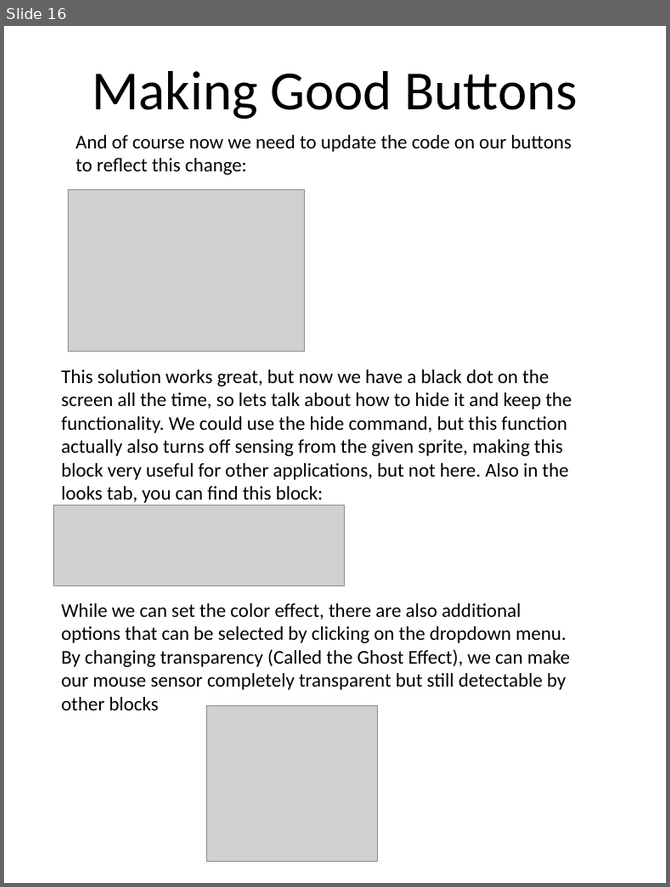
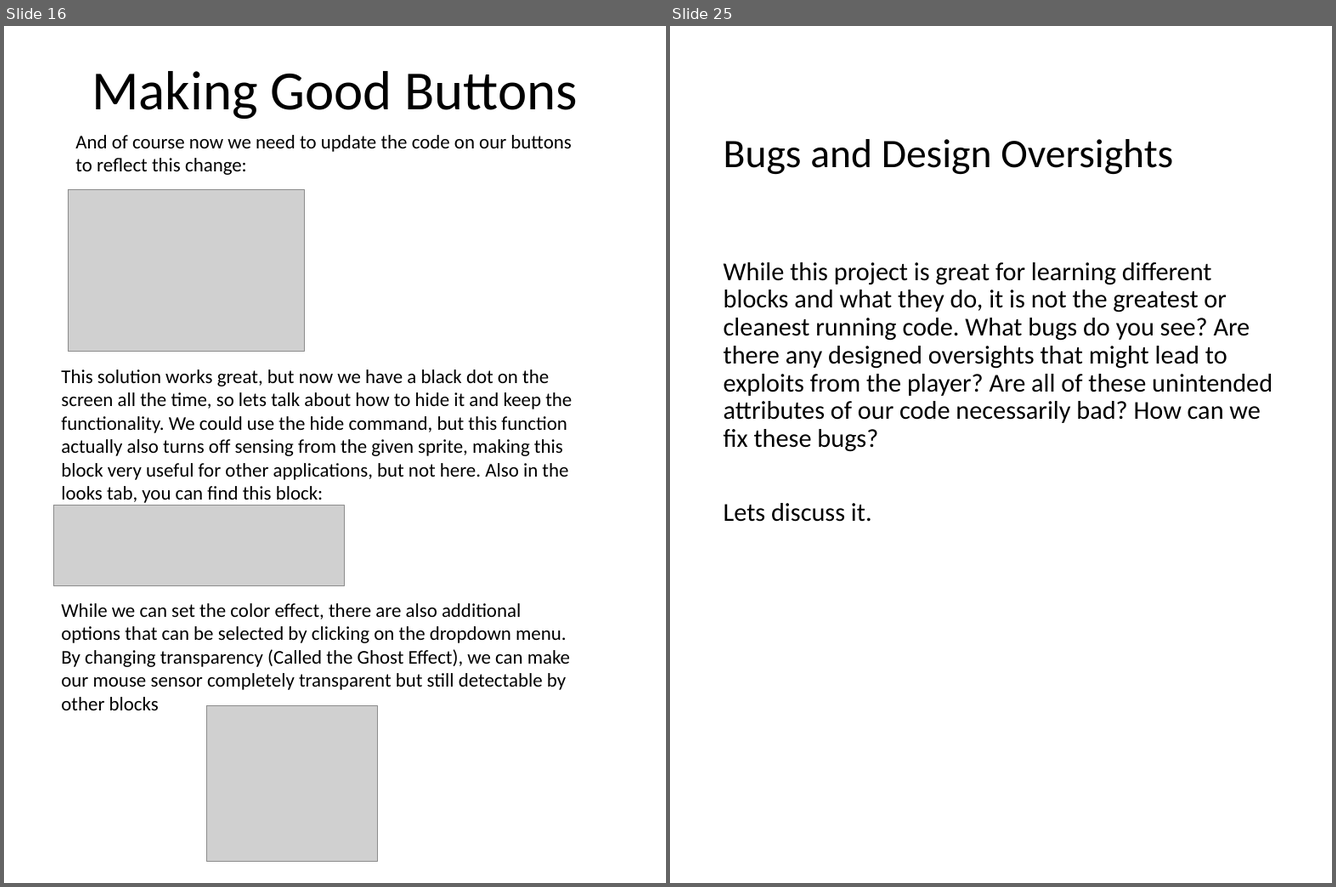
Before and after one commit to tommyrohmann/Coding-Club, a slide deck: Meeting Notes/Powerpoints they are the same as the pdfs/Coding Club Meeting 2.pptx. Shown side by side, each under a label of ours: slide 16 before the commit, slides 16 and 25 after it; the slides between them are not shown. The pictures are 670x887 and 1336x887 pixels, drawn with LibreOffice and Linux fonts; fonts in the diff are those of the drawing; grey boxes stand for pictures. Boxes give left, top, right and bottom in pixels: in the first picture for what was removed or moved away, otherwise in the second. Text is boxed around its words. In the diff, an @@ line names an element or a change of style, - is before the commit and + after.

```diff
--- a/Meeting Notes/Powerpoints they are the same as the pdfs/Coding Club Meeting 2.pptx
+++ b/Meeting Notes/Powerpoints they are the same as the pdfs/Coding Club Meeting 2.pptx
@@ slide 25 added at <box>670,26,1332,883</box>, background #FFFFFF @@
@@ title added at <box>724,139,1173,174</box>, 37.4 pt, text #000000 @@
+Bugs and Design Oversights
@@ text added at <box>724,262,1273,522</box>, 23.8 pt, text #000000 @@
+While this project is great for learning different blocks and what they do, it is not the greatest or cleanest running code. What bugs do you see? Are there any designed oversights that might lead to exploits from the player? Are all of these unintended attributes of our code necessarily bad? How can we fix these bugs?
+Lets discuss it.
```
Also in this commit, not shown: 5 slides changed, 9 other slides added, 2 other files.
